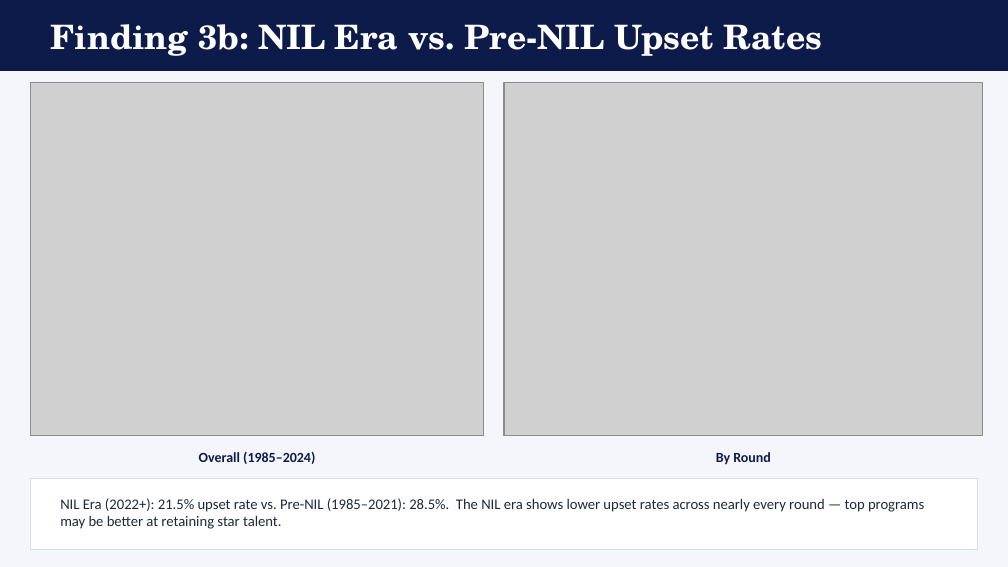
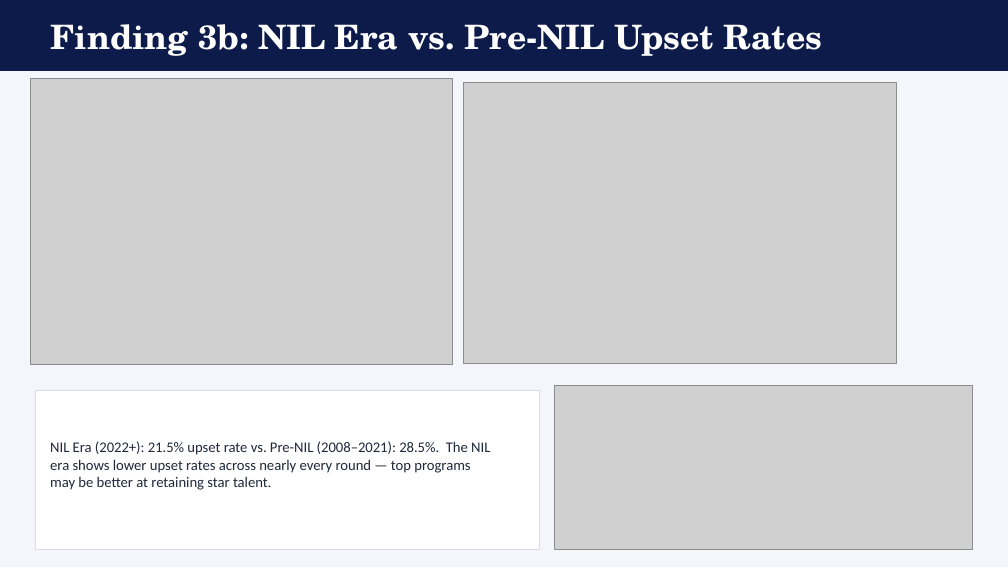
Before and after one commit to connorcorrenti/March-Madness-Project, a slide deck: slide 9 of MarchMadness_Analysis.pptx (slide 10 before the commit). Drawn at 1008x567 pixels with LibreOffice and Linux fonts; fonts in the diff are those of the drawing; grey boxes stand for pictures. Boxes give left, top, right and bottom in pixels: in the first picture for what was removed or moved away, otherwise in the second. Text is boxed around its words. In the diff, an @@ line names an element or a change of style, - is before the commit and + after.

```diff
--- a/MarchMadness_Analysis.pptx
+++ b/MarchMadness_Analysis.pptx
@@ picture: place and size @@
-picture at (30,83,484,435)
+picture at (30,79,453,365)
@@ picture: place and size @@
-picture at (504,83,983,435)
+picture at (464,83,896,364)
@@ picture added at (554,386,972,549) @@
@@ rectangle: place and size @@
-rectangle at (30,479,978,549)
+rectangle at (35,390,538,549)
@@ text at (50,441,490,490): text changed @@
-NIL Era (2022+): 21.5% upset rate vs. Pre-NIL (1985–2021): 28.5%. The NIL era shows lower upset rates across nearly every round — top programs may be better at retaining star talent.
+NIL Era (2022+): 21.5% upset rate vs. Pre-NIL (2008–2021): 28.5%. The NIL era shows lower upset rates across nearly every round — top programs may be better at retaining star talent.
@@ text removed at (199,452,315,464) @@
-Overall (1985–2024)
@@ text removed at (716,452,771,465) @@
-By Round
```
Also in this commit, not shown: 1 other slide changed, 3 slides removed.
